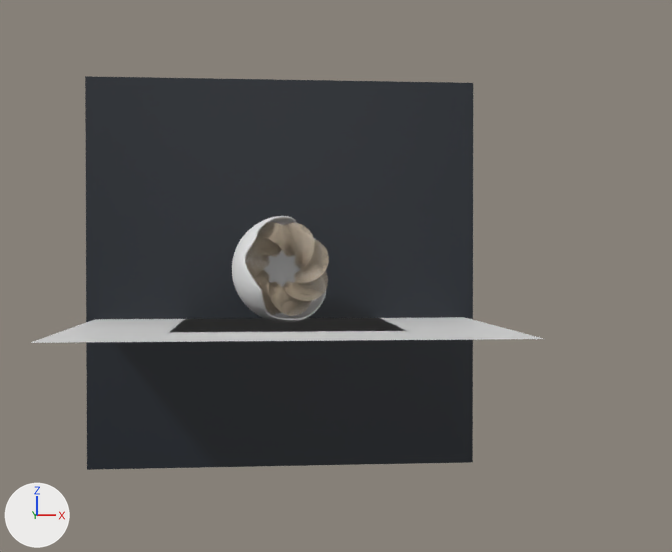
Two versions of the Blender file sphere.blend, one commit apart.
Rendered twice from a 50 mm lens placed at (-2.2, -70.6, 4.7), pointed at (3.5, -3.8, 3.7). Lighting does not change. The marker at lower left points along +X, +Y and +Z.
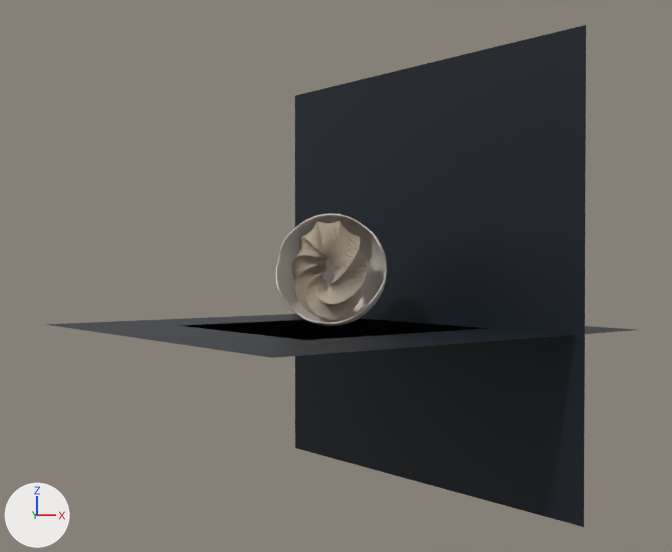
Pixel boxes (x1, y1, x2, y2) of what changed, in the pictures (672 x 552 px):
'Plane.002', moved, turned
    before: (85, 76, 473, 470)
    after: (295, 25, 586, 527)
'Plane', recoloured, moved, turned
    before: (31, 317, 543, 343)
    after: (45, 314, 637, 358)
'Cube', moved, turned
    before: (245, 222, 329, 316)
    after: (291, 221, 368, 319)
'Icosphere', moved, turned
    before: (232, 216, 326, 323)
    after: (276, 214, 387, 326)

The change, as a diff of the scene's bpy script:
```diff
--- a/sphere.blend.py
+++ b/sphere.blend.py
@@ mat_material_003 @@
+mat_material_003 = principled_material('Material.003')
+mat_material_003.base_color = (0.00368, 0.00913, 0.0176)  # black #0c1824
@@ me_plane_001 @@
 me_plane_001.from_pydata(...)  # 4 vertices, 1 face; spans x -1.0..1.0, y -1.0..1.0, z 0.0
+me_plane_001.materials.append(mat_material_003)  # black #0c1824
@@ ob_plane @@
 ob_plane = bpy.data.objects.new('Plane', me_plane_001)
-ob_plane.location = (0.0, 0.0, 0.0)
+ob_plane.location = (3.12, -3.79, 0.0)
+ob_plane.rotation_euler = (0.0, 0.0, 5.285)  # degrees (0, 0, 303)
 ob_plane.scale = (15.3, 15.3, 15.3)
@@ ob_cube @@
 ob_cube = bpy.data.objects.new('Cube', me_cube_001)
-ob_cube.location = (-2.62, 0.0, 4.14)
+ob_cube.location = (1.7, -1.59, 4.14)
+ob_cube.rotation_euler = (0.0, 0.0, 5.285)  # degrees (0, 0, 303)
 ob_cube.scale = (0.935, 0.935, 0.935)
@@ ob_icosphere @@
 ob_icosphere = bpy.data.objects.new('Icosphere', me_icosphere_002)
-ob_icosphere.location = (0.0, 0.0, 4.12)
-ob_icosphere.rotation_euler = (-0.145, 0.0281, 0.0122)  # degrees (-8.3, 1.6, 0.7)
+ob_icosphere.location = (3.12, -3.79, 4.12)
+ob_icosphere.rotation_euler = (-0.145, 0.0281, 5.297)  # degrees (-8.3, 1.6, 303)
 ob_icosphere.scale = (3.89, 3.89, 3.89)
@@ ob_plane_002 @@
 ob_plane_002 = bpy.data.objects.new('Plane.002', me_plane_003)
-ob_plane_002.location = (0.0, 6.72, 3.72)
-ob_plane_002.rotation_euler = (1.571, 0.0, 0.0)  # degrees (90, 0, 0)
+ob_plane_002.location = (9.97, 0.63, 3.72)
+ob_plane_002.rotation_euler = (1.571, 0.0, 5.285)  # degrees (90, 0, 303)
 ob_plane_002.scale = (16.0, 16.0, 16.0)
```
